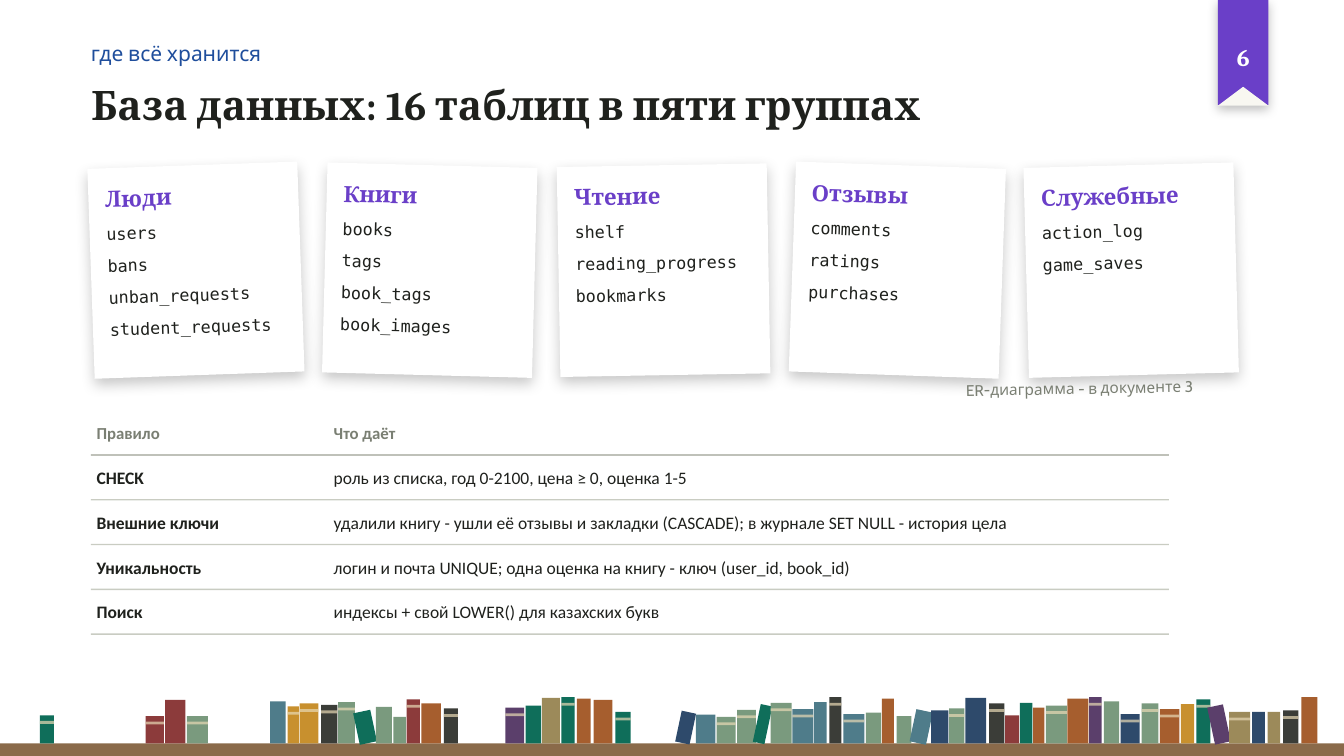
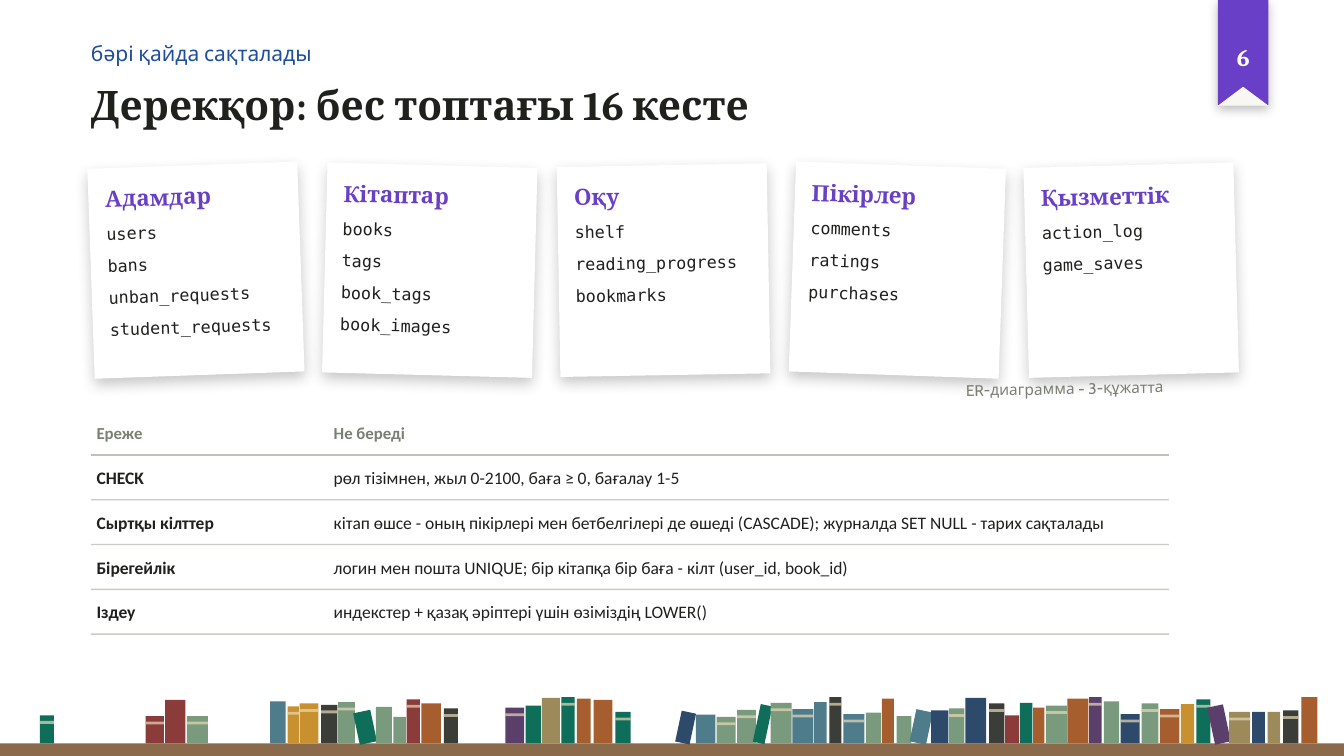
Before and after one commit to Kioku-0/oqu, a slide deck: slide 6 of Для_сдачи/2_Презентации/Оқу_предзащита_рус-каз.pptx. Drawn at 1344x756 pixels with LibreOffice and Linux fonts; fonts in the diff are those of the drawing; background and template pictures are left out. Boxes give left, top, right and bottom in pixels: in the first picture for what was removed or moved away, otherwise in the second. Text is boxed around its words. In the diff, an @@ line names an element or a change of style, - is before the commit and + after.

Commit message:
Казахская версия презентации: весь текст слайдов на казахском
Словарь slides_kk.py по образцу кыргызского; README презентаций: таблица языков по версиям.

```diff
--- a/Для_сдачи/2_Презентации/Оқу_предзащита_рус-каз.pptx
+++ b/Для_сдачи/2_Презентации/Оқу_предзащита_рус-каз.pptx
@@ text at box(91, 45, 312, 66): text changed @@
-где всё хранится
+бәрі қайда сақталады
@@ text at box(91, 88, 748, 130): text changed @@
-База данных: 16 таблиц в пяти группах
+Дерекқор: бес топтағы 16 кесте
@@ text in rectangle at box(105, 190, 211, 211): text changed @@
-Люди
+Адамдар
@@ text in rectangle at box(343, 185, 448, 210): text changed @@
-Книги
+Кітаптар
@@ text in rectangle at box(574, 188, 619, 211): text changed @@
-Чтение
+Оқу
@@ text in rectangle at box(811, 184, 915, 209): text changed @@
-Отзывы
+Пікірлер
@@ text in rectangle at box(1041, 186, 1169, 211): text changed @@
-Служебные
+Қызметтік
@@ text at box(966, 383, 1163, 399): text changed @@
-ER-диаграмма - в документе 3
+ER-диаграмма - 3-құжатта
@@ text at box(97, 428, 143, 442): text changed @@
-Правило
+Ереже
@@ text at box(334, 427, 404, 442): text changed @@
-Что даёт
+Не береді
@@ text at box(334, 472, 679, 487): text changed @@
-роль из списка, год 0-2100, цена ≥ 0, оценка 1-5
+рөл тізімнен, жыл 0-2100, баға ≥ 0, бағалау 1-5
@@ text at box(97, 517, 214, 532): text changed @@
-Внешние ключи
+Сыртқы кілттер
@@ text at box(334, 516, 1104, 532): text changed @@
-удалили книгу - ушли её отзывы и закладки (CASCADE); в журнале SET NULL - история цела
+кітап өшсе - оның пікірлері мен бетбелгілері де өшеді (CASCADE); журналда SET NULL - тарих сақталады
@@ text at box(97, 561, 176, 577): text changed @@
-Уникальность
+Бірегейлік
@@ text at box(334, 561, 848, 577): text changed @@
-логин и почта UNIQUE; одна оценка на книгу - ключ (user_id, book_id)
+логин мен пошта UNIQUE; бір кітапқа бір баға - кілт (user_id, book_id)
@@ text at box(97, 606, 136, 621): text changed @@
-Поиск
+Іздеу
@@ text at box(334, 605, 708, 621): text changed @@
-индексы + свой LOWER() для казахских букв
+индекстер + қазақ әріптері үшін өзіміздің LOWER()
```
Also in this commit, not shown: 7 other slides changed, 4 slides added, 4 slides removed, 5 other files.
